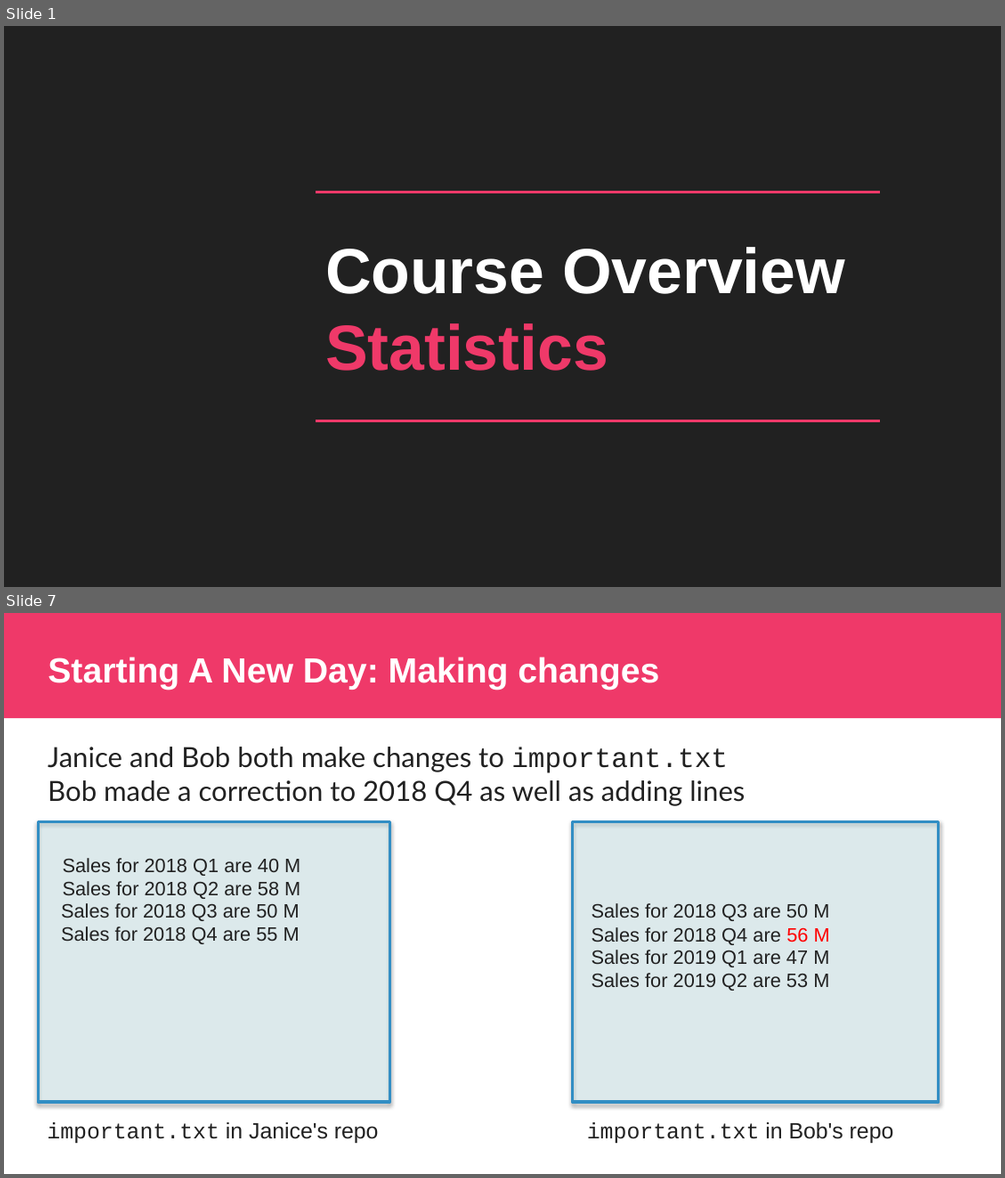
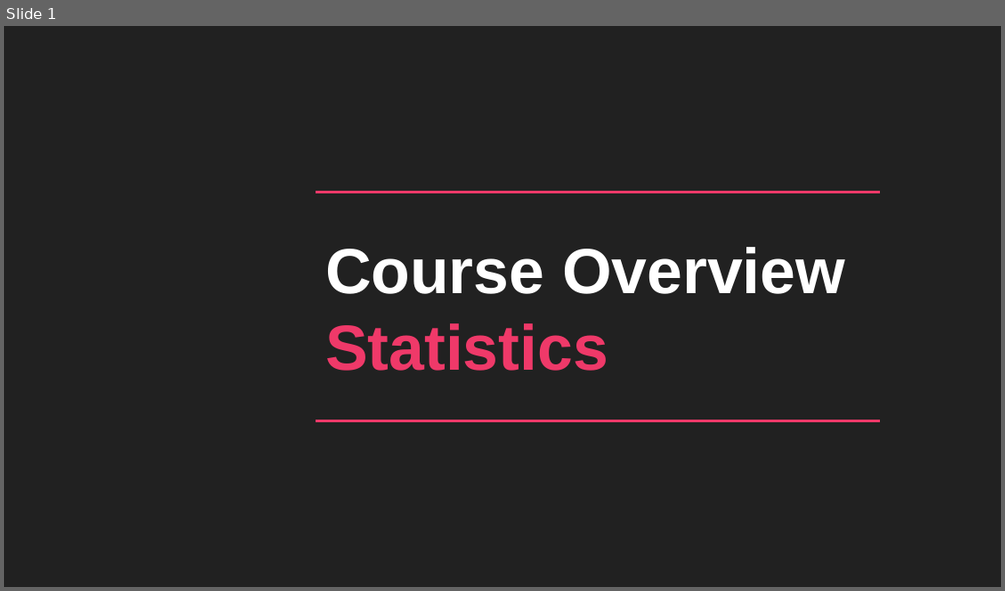
Before and after one commit to kiwidamien/statistics, a slide deck: 01_Course_Overview.pptx. Shown one above the other, each under a label of ours: slides 1 and 7 before the commit, slide 1 after it; the slides between them are not shown. The pictures are 1005x1178 and 1005x591 pixels, drawn with LibreOffice and Linux fonts; fonts in the diff are those of the drawing; background and template pictures are left out. Boxes give left, top, right and bottom in pixels: in the first picture for what was removed or moved away, otherwise in the second. Text is boxed around its words. In the diff, an @@ line names an element or a change of style, - is before the commit and + after.

```diff
--- a/01_Course_Overview.pptx
+++ b/01_Course_Overview.pptx
@@ slide 7 removed at box(4, 613, 1001, 1174), background #FFFFFF @@
@@ rectangle removed at box(4, 613, 1001, 719) @@
@@ title removed at box(48, 657, 659, 690) @@
-Starting A New Day: Making changes
@@ text removed at box(48, 747, 744, 806) @@
-Janice and Bob both make changes to important.txt
-Bob made a correction to 2018 Q4 as well as adding lines
@@ rectangle removed at box(38, 821, 389, 1102) @@
@@ rectangle removed at box(572, 821, 938, 1102) @@
@@ text removed at box(63, 858, 300, 899) @@
-Sales for 2018 Q1 are 40 M
-Sales for 2018 Q2 are 58 M
@@ text removed at box(61, 903, 299, 944) @@
-Sales for 2018 Q3 are 50 M
-Sales for 2018 Q4 are 55 M
@@ text removed at box(591, 903, 830, 945) @@
-Sales for 2018 Q3 are 50 M
-Sales for 2018 Q4 are 56 M
@@ text removed at box(591, 949, 829, 990) @@
-Sales for 2019 Q1 are 47 M
-Sales for 2019 Q2 are 53 M
@@ text removed at box(47, 1122, 379, 1143) @@
-important.txt in Janice's repo
@@ text removed at box(587, 1122, 894, 1143) @@
-important.txt in Bob's repo
```
Also in this commit, not shown: 1 slide changed, 4 slides added, 31 other slides removed.
